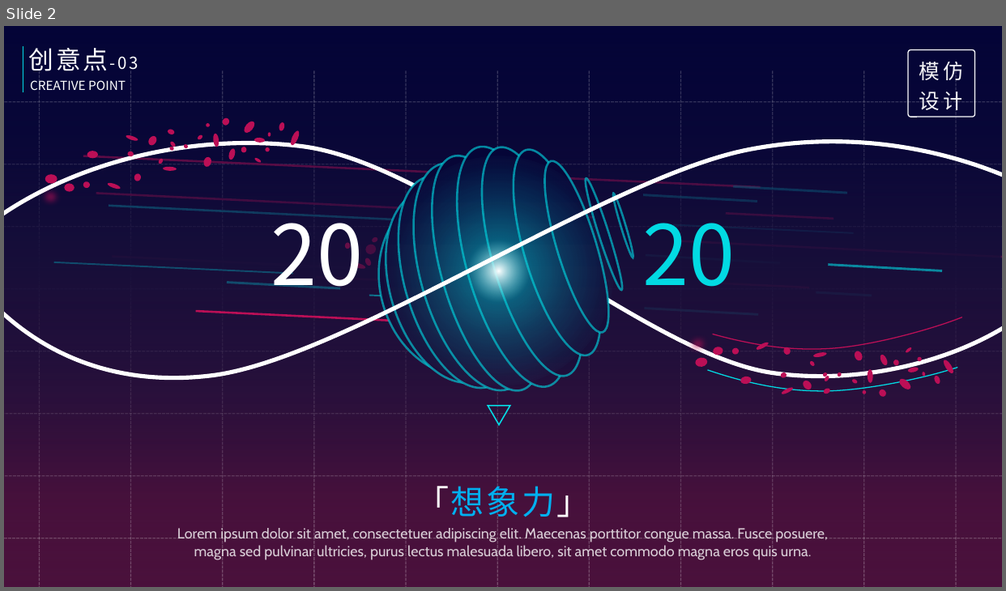
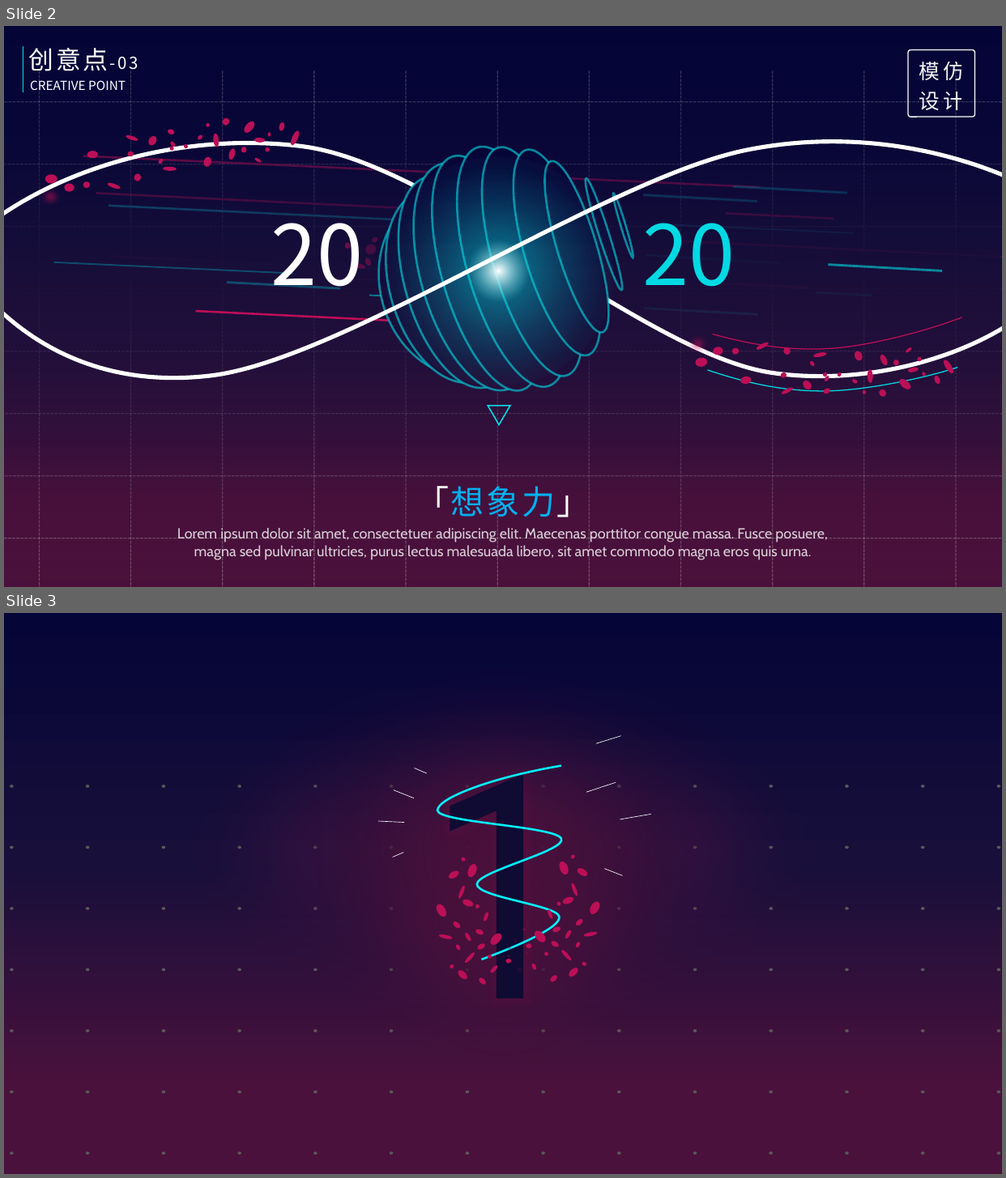
Before and after one commit to NewOrForever/AI_for_design_Study, a slide deck: 想象力_mock.pptx. Shown one above the other, each under a label of ours: slide 2 before the commit, slides 2 and 3 after it. The pictures are 1006x591 and 1006x1178 pixels, drawn with LibreOffice and Linux fonts; fonts in the diff are those of the drawing; background and template pictures are left out. Boxes give left, top, right and bottom in pixels: in the first picture for what was removed or moved away, otherwise in the second. Text is boxed around its words. In the diff, an @@ line names an element or a change of style, - is before the commit and + after.

```diff
--- a/想象力_mock.pptx
+++ b/想象力_mock.pptx
@@ slide 3 added at box(4, 613, 1002, 1174), background picture (left out) @@
@@ ellipse added at box(108, 637, 898, 1064), fill gradient #4A113C to #841E6C @@
@@ ellipse added at box(166, 709, 841, 1139), fill gradient #4A113C to #841E6C @@
@@ text added at box(426, 713, 580, 1033), 300 pt, text gradient #050537 to #0F0B32 to #0E0C31 @@
+1
@@ line added from (621, 736) to (596, 744), #FFFFFF 0.5 pt @@
@@ line added from (414, 768) to (427, 773), #FFFFFF 0.5 pt @@
@@ freeform shape added at box(437, 766, 562, 960), outline #43E6F7 2 pt @@
@@ line added from (394, 790) to (414, 798), #FFFFFF 0.5 pt @@
@@ line added from (616, 783) to (586, 792), #FFFFFF 0.5 pt @@
@@ line added from (378, 821) to (404, 823), #FFFFFF 0.5 pt @@
@@ line added from (651, 815) to (620, 820), #FFFFFF 0.5 pt @@
@@ line added from (393, 857) to (404, 853), #FFFFFF 0.5 pt @@
@@ line added from (622, 875) to (604, 869), #FFFFFF 0.5 pt @@
@@ group added at box(515, 839, 602, 984): 28 ellipses @@
@@ group added at box(434, 841, 520, 986): 28 ellipses @@
@@ group added at box(10, 786, 1001, 1155): 98 ellipses @@
```
Also in this commit, not shown: 1 slide removed.
